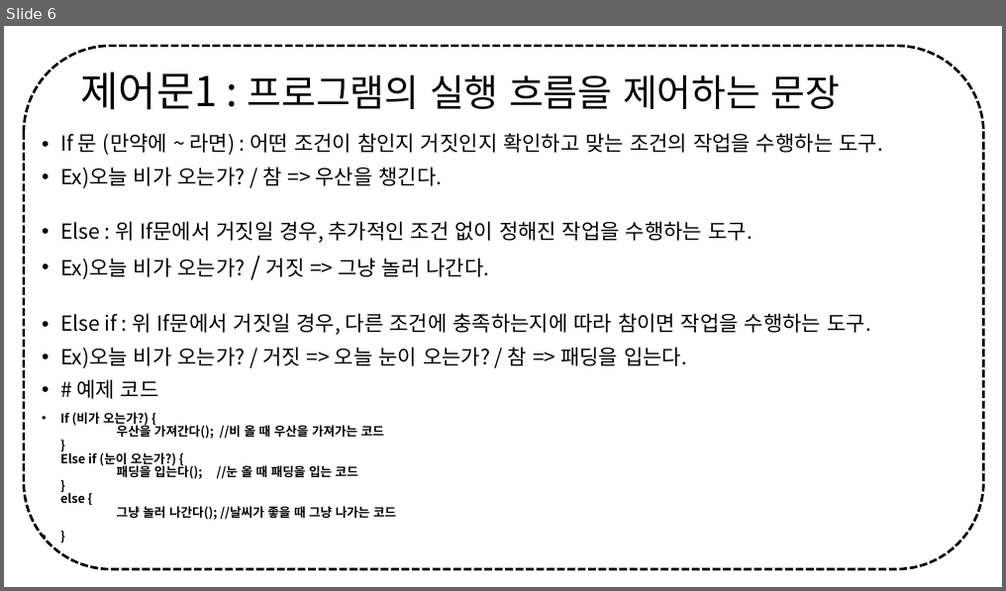
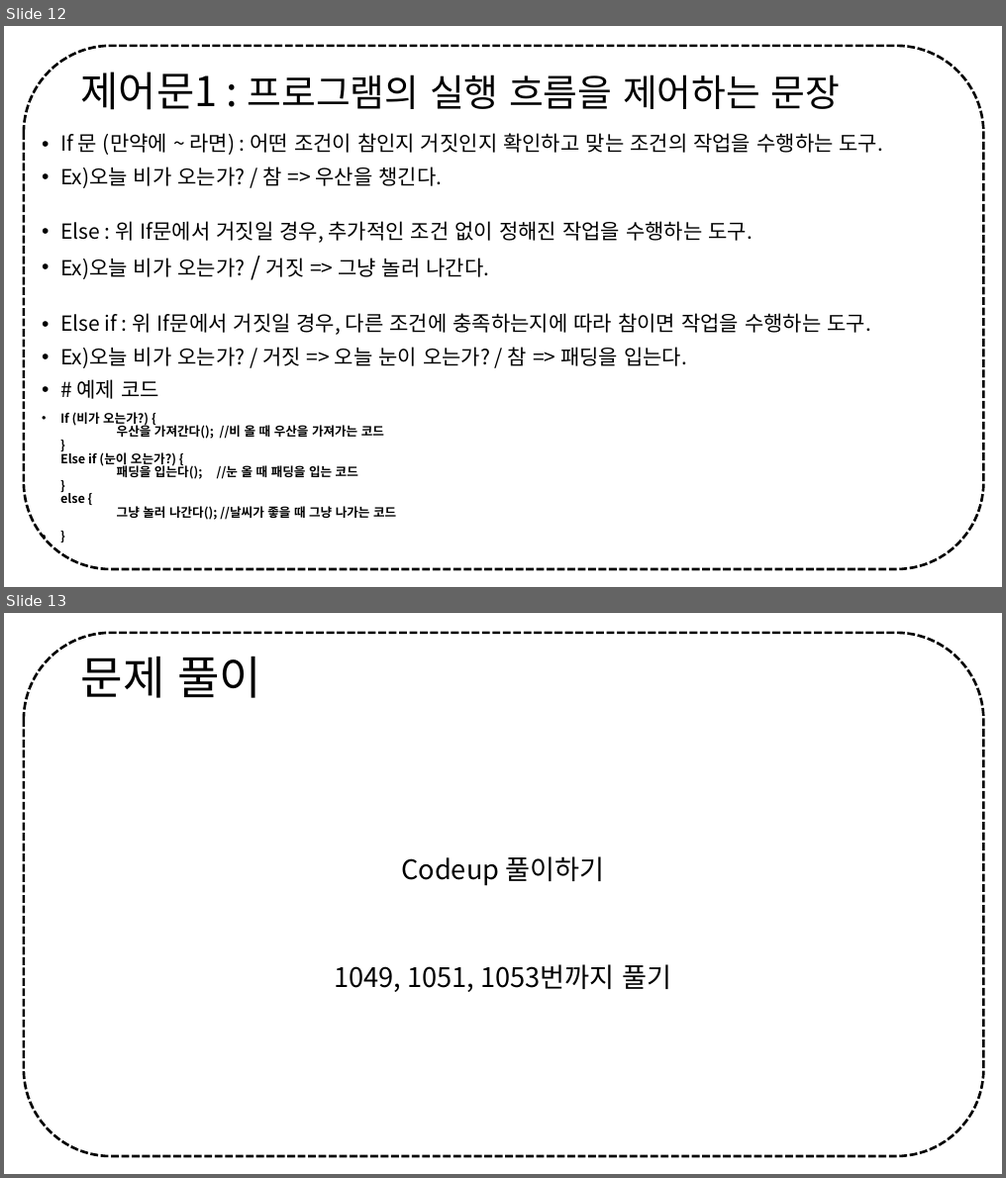
Before and after one commit to Z3r0c0k3/23-make, a slide deck: C lang/정보보안 멘토링 - C언어 zeroday.pptx. Shown one above the other, each under a label of ours: slide 6 before the commit, slides 12 and 13 after it. The pictures are 1006x591 and 1006x1178 pixels, drawn with LibreOffice and Linux fonts; fonts in the diff are those of the drawing. Boxes give left, top, right and bottom in pixels: in the first picture for what was removed or moved away, otherwise in the second. Text is boxed around its words. In the diff, an @@ line names an element or a change of style, - is before the commit and + after.

```diff
--- a/C lang/정보보안 멘토링 - C언어 zeroday.pptx
+++ b/C lang/정보보안 멘토링 - C언어 zeroday.pptx
@@ slide 13 added at (4,613,1002,1174), background #FFFFFF; not listed: 1 template element that a slide beside it also shows @@
@@ title added at (81,656,261,698), 44 pt, text #000000 @@
+문제 풀이
@@ text added at (334,857,672,992), 25.9 pt, text #000000 @@
+Codeup 풀이하기
+1049, 1051, 1053번까지 풀기
@@ what was slide 6 is now slide 12 @@
```
Also in this commit, not shown: 5 slides changed, 8 other slides added, 1 slide removed.
